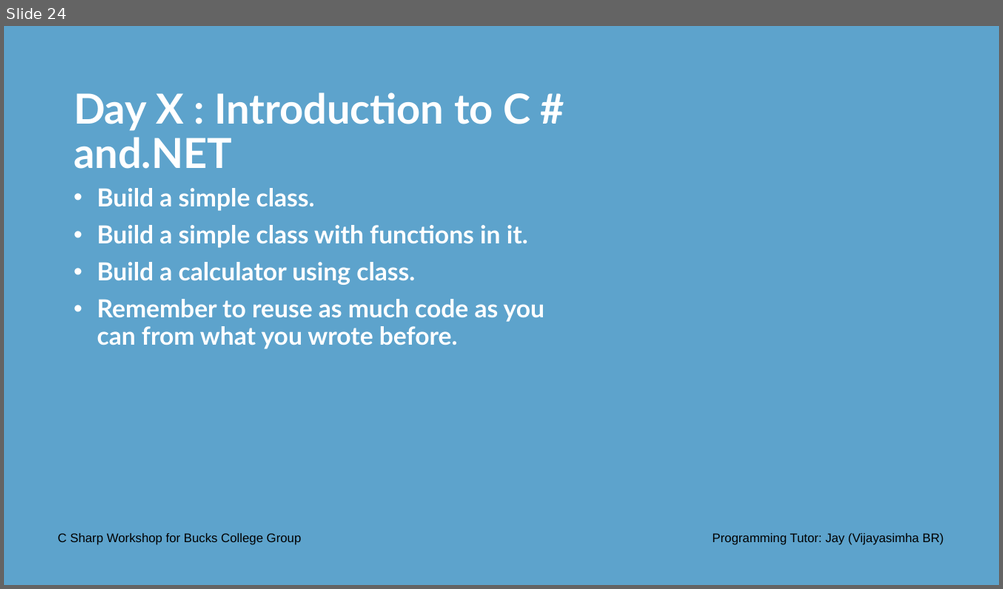
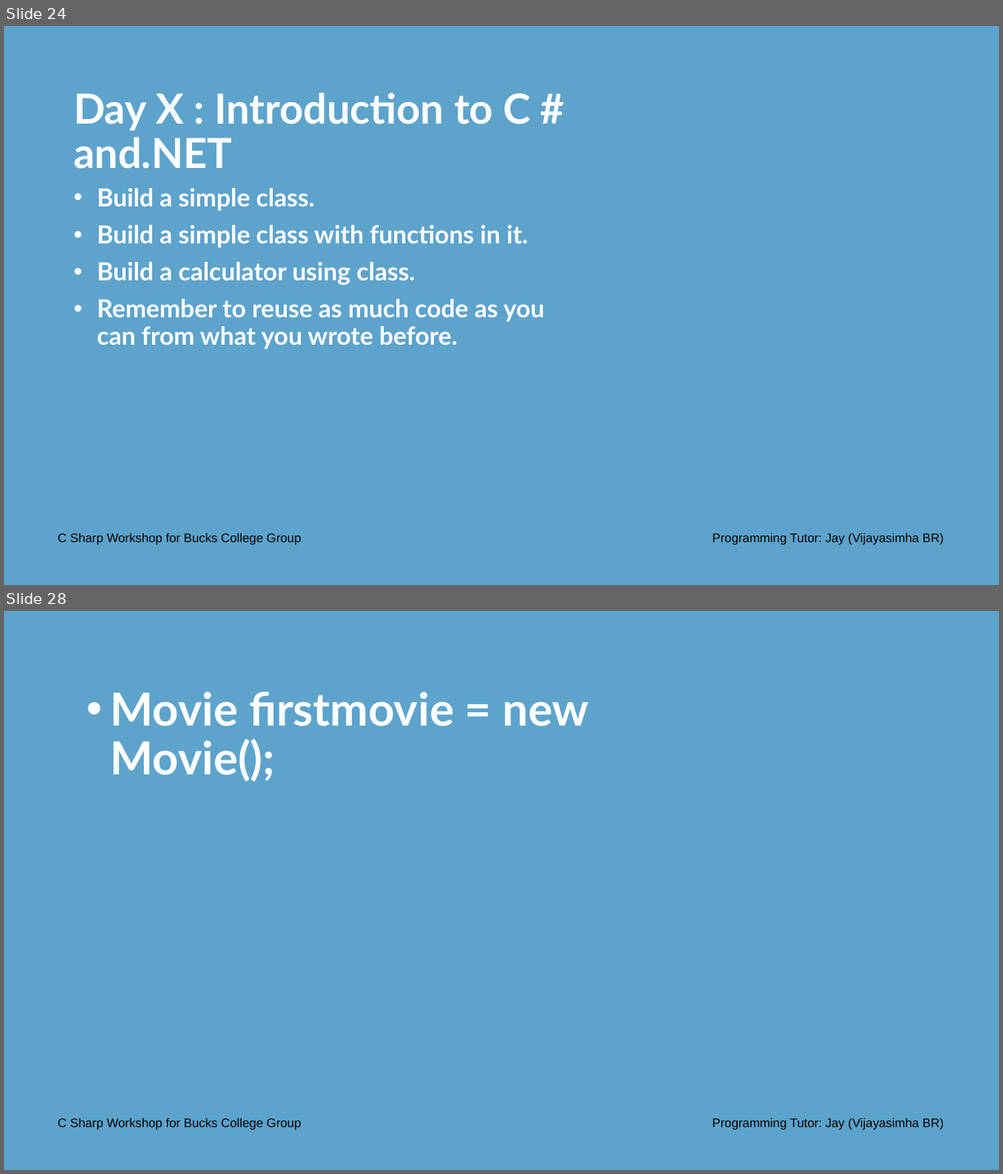
Before and after one commit to Jay-study-nildana/CSharpWorkShopforBucksCollegeGroup, a slide deck: PresentationPPTPDFS/Day 3 Onwards - C Sharp Workshop Bucks College Group.pptx. Shown one above the other, each under a label of ours: slide 24 before the commit, slides 24 and 28 after it; the slides between them are not shown. The pictures are 1003x589 and 1003x1174 pixels, drawn with LibreOffice and Linux fonts; fonts in the diff are those of the drawing; background and template pictures are left out. Boxes give left, top, right and bottom in pixels: in the first picture for what was removed or moved away, otherwise in the second. Text is boxed around its words. In the diff, an @@ line names an element or a change of style, - is before the commit and + after.

```diff
--- a/PresentationPPTPDFS/Day 3 Onwards - C Sharp Workshop Bucks College Group.pptx
+++ b/PresentationPPTPDFS/Day 3 Onwards - C Sharp Workshop Bucks College Group.pptx
@@ slide 28 added at (x1=4, y1=611, x2=999, y2=1170), background #5DA3CC @@
@@ text added at (x1=110, y1=692, x2=589, y2=782), 44 pt, text #FFFFFF, bold @@
+• Movie firstmovie = new Movie();
@@ text added at (x1=58, y1=1119, x2=301, y2=1130), 12 pt, text #000000 @@
+C Sharp Workshop for Bucks College Group
@@ text added at (x1=712, y1=1119, x2=944, y2=1130), 12 pt, text #000000 @@
+Programming Tutor: Jay (Vijayasimha BR)
```
Also in this commit, not shown: 1 slide changed, 3 other slides added, 2 other files.
